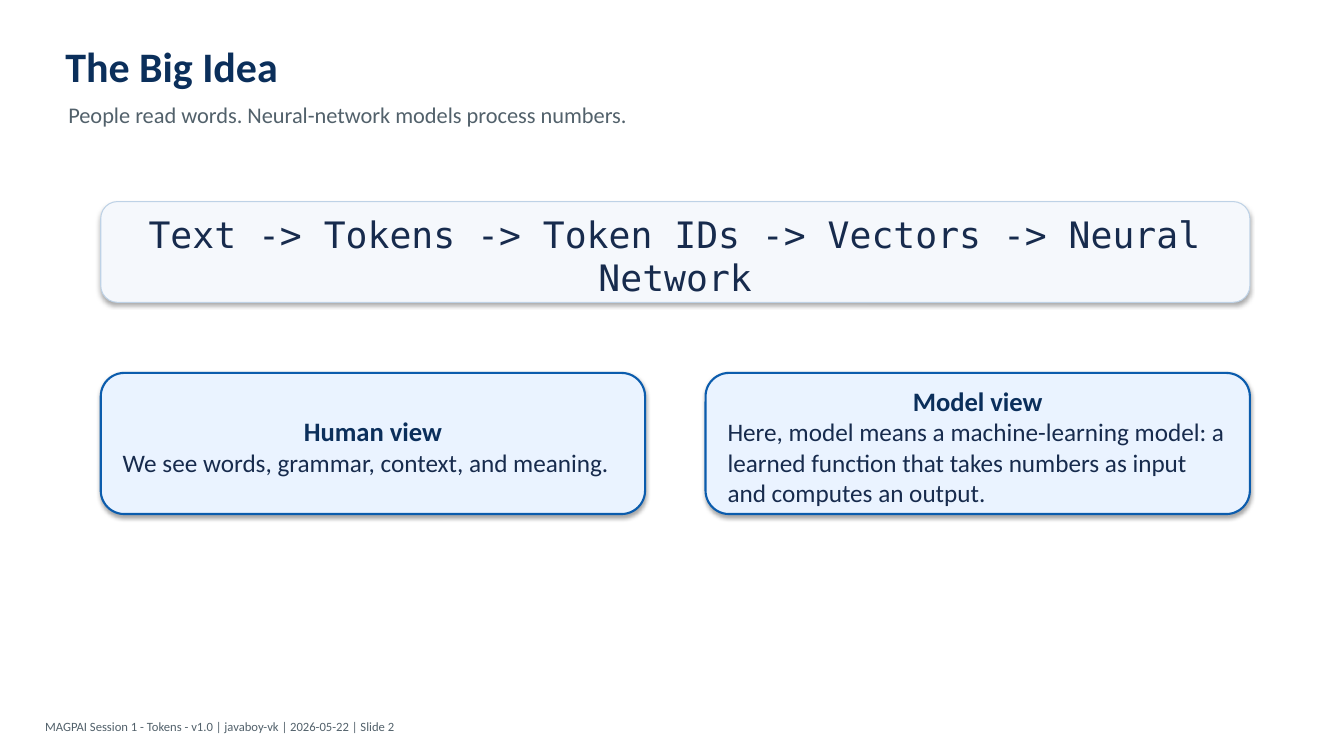
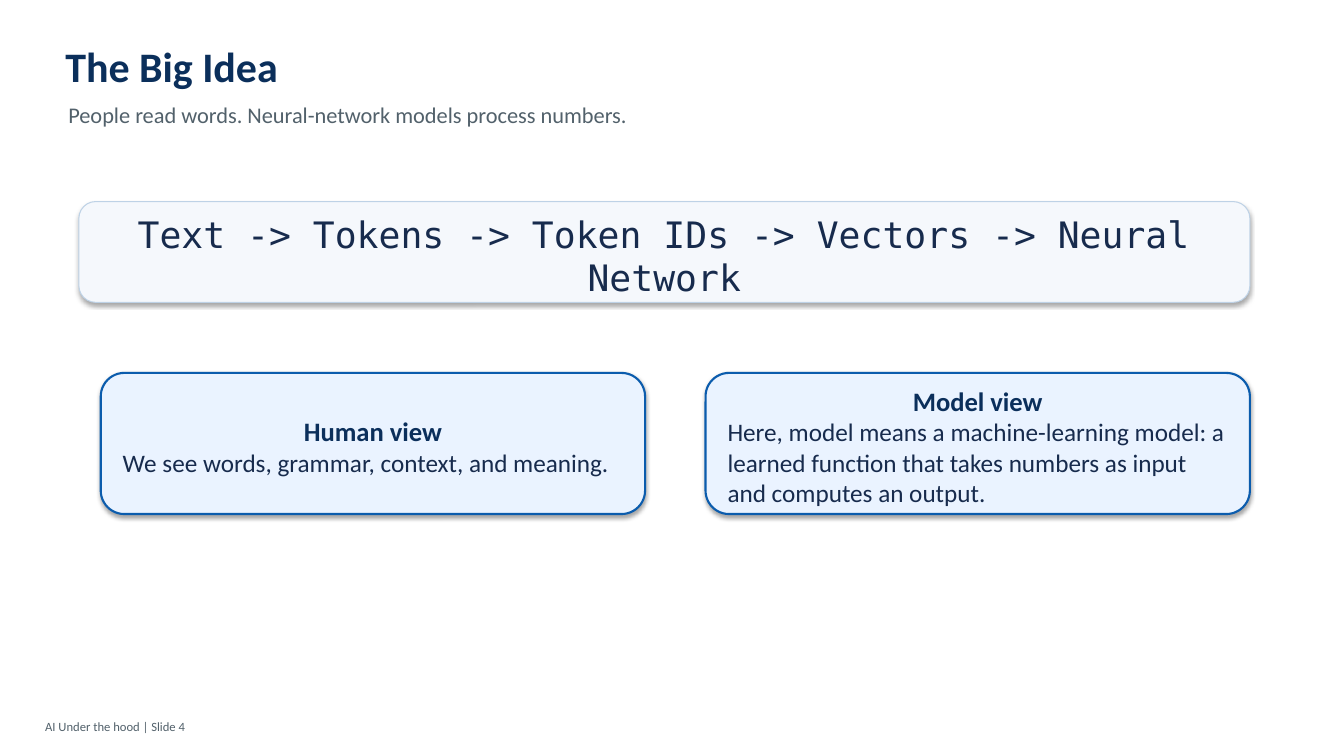
Before and after one commit to javaboy-vk/MAGPAI, a slide deck: slide 4 of pptx/Session_01_Tokens_v1.0.pptx (slide 3 before the commit). Drawn at 1344x756 pixels with LibreOffice and Linux fonts; fonts in the diff are those of the drawing. Boxes give left, top, right and bottom in pixels: in the first picture for what was removed or moved away, otherwise in the second. Text is boxed around its words. In the diff, an @@ line names an element or a change of style, - is before the commit and + after.

Commit message:
Added the Full Stack references to the beginning to position where the MAGPAI starts

```diff
--- a/pptx/Session_01_Tokens_v1.0.pptx
+++ b/pptx/Session_01_Tokens_v1.0.pptx
@@ rounded rectangle "Text -> Tokens -> Token ...": place and size @@
-rounded rectangle "Text -> Tokens -> Token ..." at [101,202,1250,302]
+rounded rectangle "Text -> Tokens -> Token ..." at [79,202,1250,302]
@@ text at [45,722,185,731]: text changed @@
-MAGPAI Session 1 - Tokens - v1.0 | javaboy-vk | 2026-05-22 | Slide 2
+AI Under the hood | Slide 4
```
Also in this commit, not shown: 16 other slides changed, 1 slide added, 20 other files.
